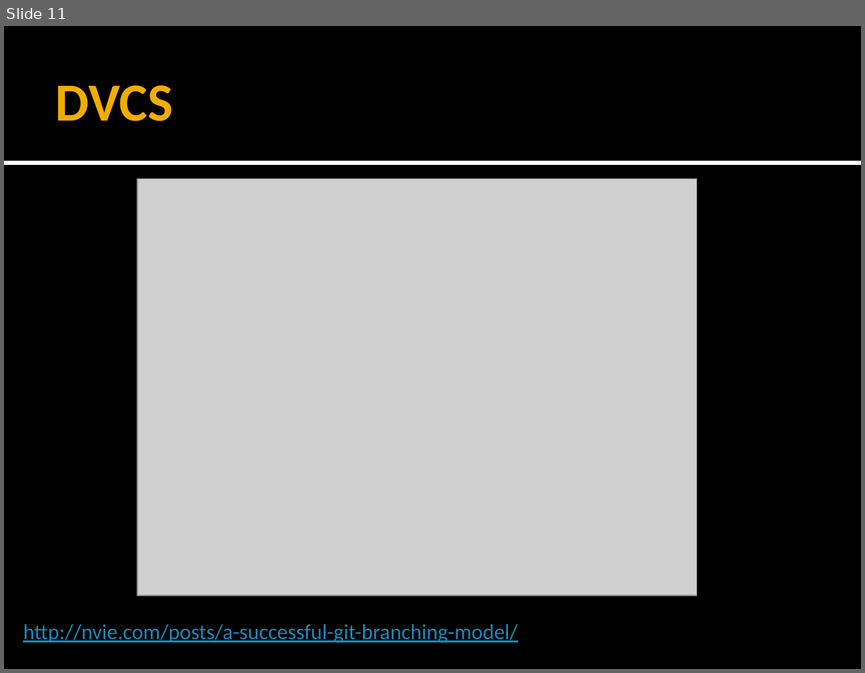
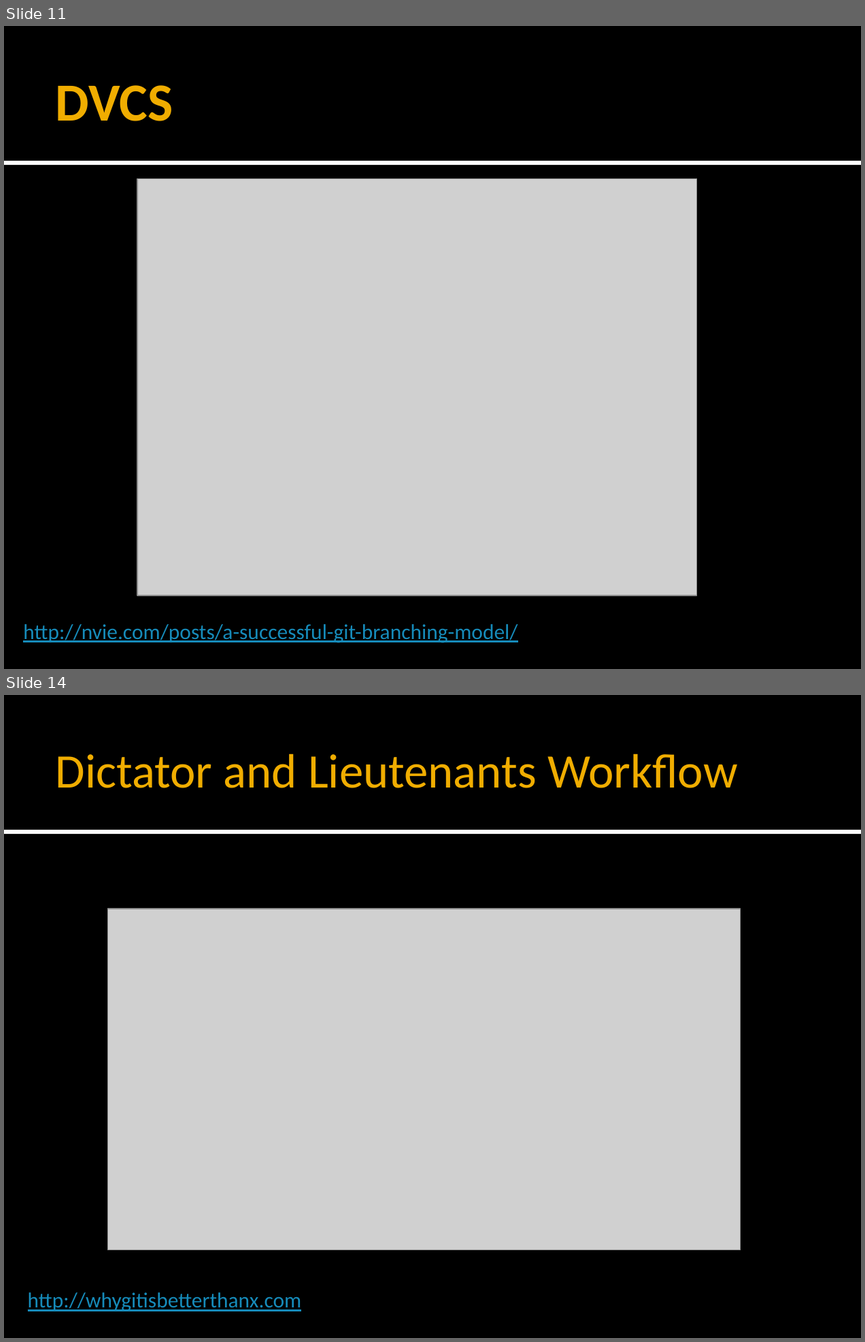
Before and after one commit to forki/GitTalk, a slide deck: GitTalk.pptx. Shown one above the other, each under a label of ours: slide 11 before the commit, slides 11 and 14 after it; the slides between them are not shown. The pictures are 865x673 and 865x1342 pixels, drawn with LibreOffice and Linux fonts; fonts in the diff are those of the drawing; grey boxes stand for pictures. Boxes give left, top, right and bottom in pixels: in the first picture for what was removed or moved away, otherwise in the second. Text is boxed around its words. In the diff, an @@ line names an element or a change of style, - is before the commit and + after.

```diff
--- a/GitTalk.pptx
+++ b/GitTalk.pptx
@@ slide 14 added at box(4, 695, 861, 1338), background #000000; not listed: 2 template elements that a slide beside it also shows @@
@@ title added at box(56, 753, 738, 788), 40.5 pt, text #F0AD00 @@
+Dictator and Lieutenants Workflow
@@ picture added at box(107, 909, 740, 1249) @@
@@ text added at box(28, 1292, 302, 1311), 18 pt, text #168BBA, underline @@
+http://whygitisbetterthanx.com
```
Also in this commit, not shown: 1 slide changed, 2 other slides added, 3 other files.
